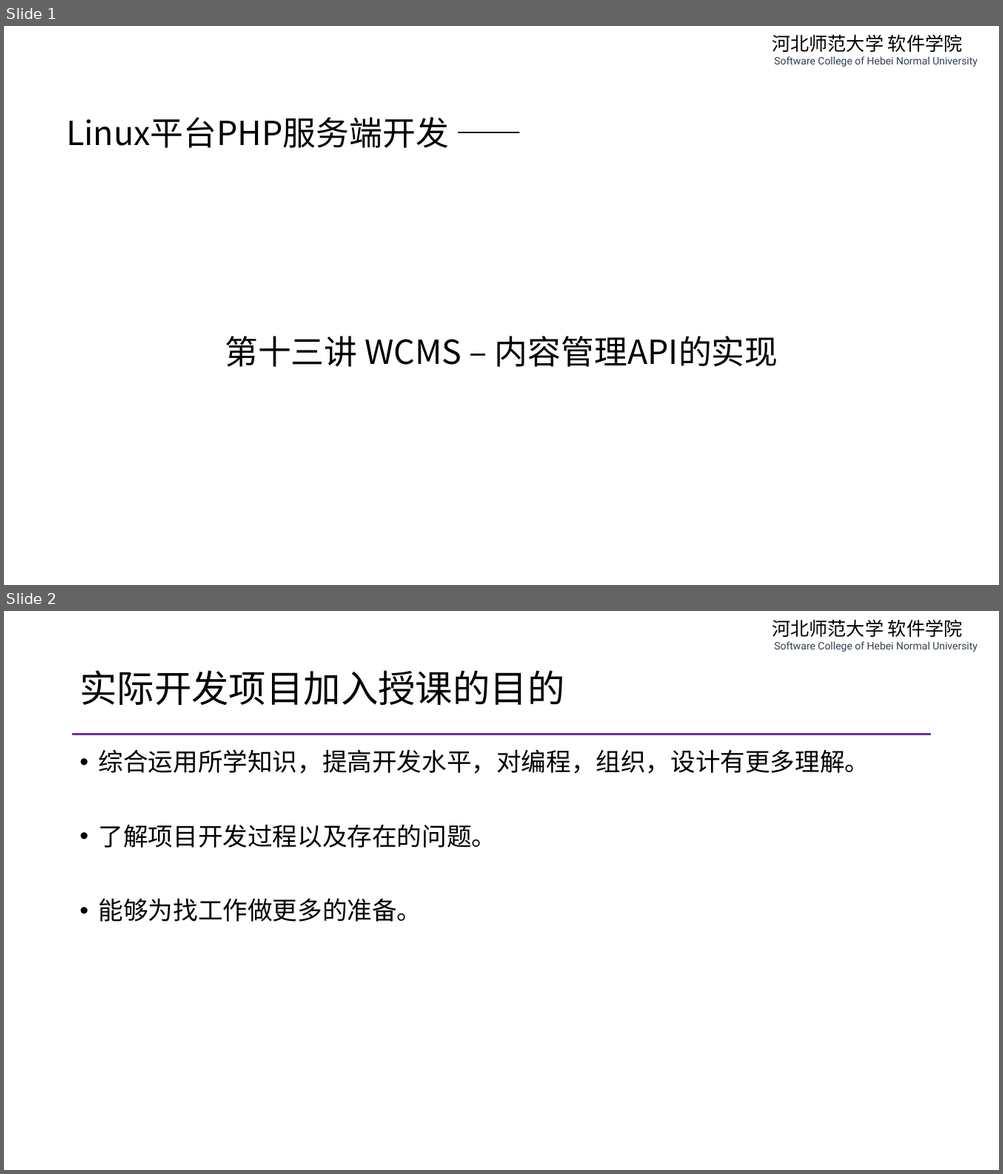
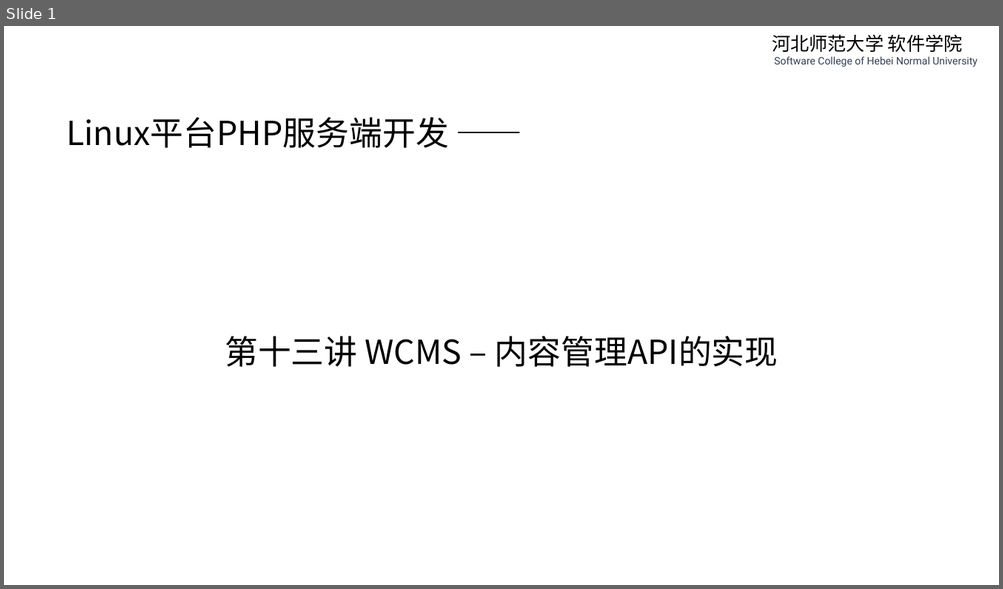
Before and after one commit to edu2act/course-php-serverside-development-on-linux, a slide deck: materials/slides/ch13-wcms-content-management.pptx. Shown one above the other, each under a label of ours: slides 1 and 2 before the commit, slide 1 after it. The pictures are 1003x1174 and 1003x589 pixels, drawn with LibreOffice and Linux fonts; fonts in the diff are those of the drawing. Boxes give left, top, right and bottom in pixels: in the first picture for what was removed or moved away, otherwise in the second. Text is boxed around its words. In the diff, an @@ line names an element or a change of style, - is before the commit and + after.

```diff
--- a/materials/slides/ch13-wcms-content-management.pptx
+++ b/materials/slides/ch13-wcms-content-management.pptx
@@ slide 2 removed at (x1=4, y1=611, x2=999, y2=1170), background #FFFFFF; not listed: 1 template element that a slide beside it also shows @@
@@ title removed at (x1=79, y1=670, x2=564, y2=705) @@
-实际开发项目加入授课的目的
@@ line removed from (73, 734) to (930, 734) @@
@@ text removed at (x1=99, y1=749, x2=870, y2=922) @@
-• 综合运用所学知识，提高开发水平，对编程，组织，设计有更多理解。
-• 了解项目开发过程以及存在的问题。
-• 能够为找工作做更多的准备。
```
Also in this commit, not shown: 1 slide changed, 6 slides added, 4 other slides removed, 8 other files.
